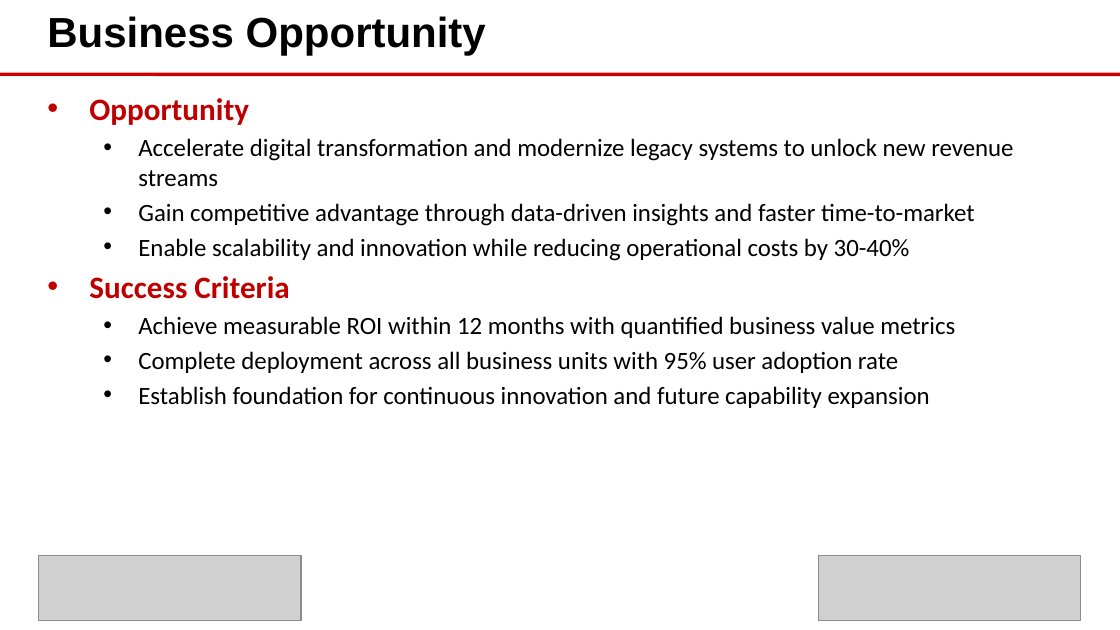
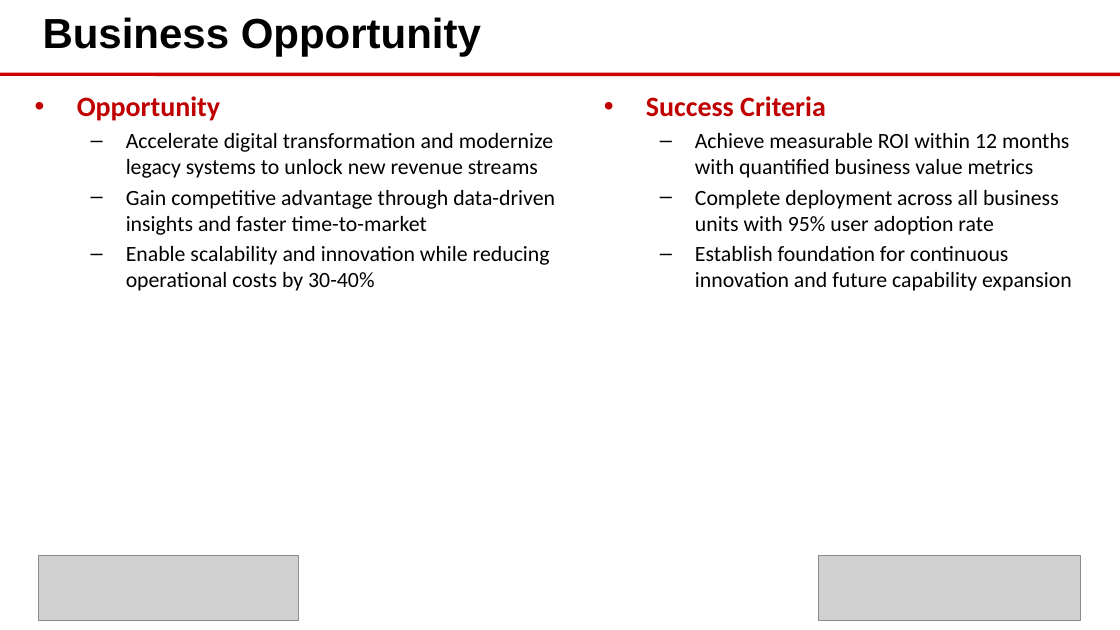
Before and after one commit to eoframework/solutions, a slide deck: slide 2 of solution-template/sample-provider/sample-category/sample-solution/presales/solution-briefing.pptx. Drawn at 1120x630 pixels with LibreOffice and Linux fonts; fonts in the diff are those of the drawing; grey boxes stand for pictures; background and template pictures are left out. Boxes give left, top, right and bottom in pixels: in the first picture for what was removed or moved away, otherwise in the second. Text is boxed around its words. In the diff, an @@ line names an element or a change of style, - is before the commit and + after.

Commit message:
Add explicit layout specifications to all solutions
Update all Azure and AWS solution-briefing.md files with explicit
**layout:** specifications for strict mode compliance. This aligns
with the new requirement that all slides must specify their layout
instead of relying on keyword-based inference.

Changes:
- Updated 6 Azure solution briefings with layout specifications
- Updated 3 AWS solution briefings with layout specifications
- Updated solution-template with explicit layouts
- Regenerated affected PowerPoint and Excel files

Layout assignments follow pattern:
- two_column: Business Opportunity, Partnership Advantage
- visual: Solution Overview, Architecture diagrams
- table: Timeline & Milestones
- data_viz: Investment Summary, Financial information
- bullet_points: Next Steps
- thank_you: Thank You slide
- single: All other content slides

```diff
--- a/solution-template/sample-provider/sample-category/sample-solution/presales/solution-briefing.pptx
+++ b/solution-template/sample-provider/sample-category/sample-solution/presales/solution-briefing.pptx
@@ text "Business Opportunity": place and size @@
-text "Business Opportunity" at (47, 16, 486, 56)
+text "Business Opportunity" at (43, 17, 481, 56)
@@ text "Opportunity": place and size @@
-text "Opportunity" at (89, 98, 1013, 408)
+text "Opportunity" at (77, 96, 555, 291)
@@ text "Opportunity" at (77, 96, 555, 291): size 20 to 18 pt in "Opportunity"; size 16 to 14 pt; bullet • to – @@
@@ text added at (646, 96, 1072, 291), 14 pt, text #000000 @@
+• Success Criteria
+  – Achieve measurable ROI within 12 months with quantified business value metrics
+  – Complete deployment across all business units with 95% user adoption rate
+  – Establish foundation for continuous innovation and future capability expansion
@@ text at (89, 276, 955, 408): paragraphs removed @@
-• Success Criteria
-  • Achieve measurable ROI within 12 months with quantified business value metrics
-  • Complete deployment across all business units with 95% user adoption rate
-  • Establish foundation for continuous innovation and future capability expansion
```
Also in this commit, not shown: 26 other files.
